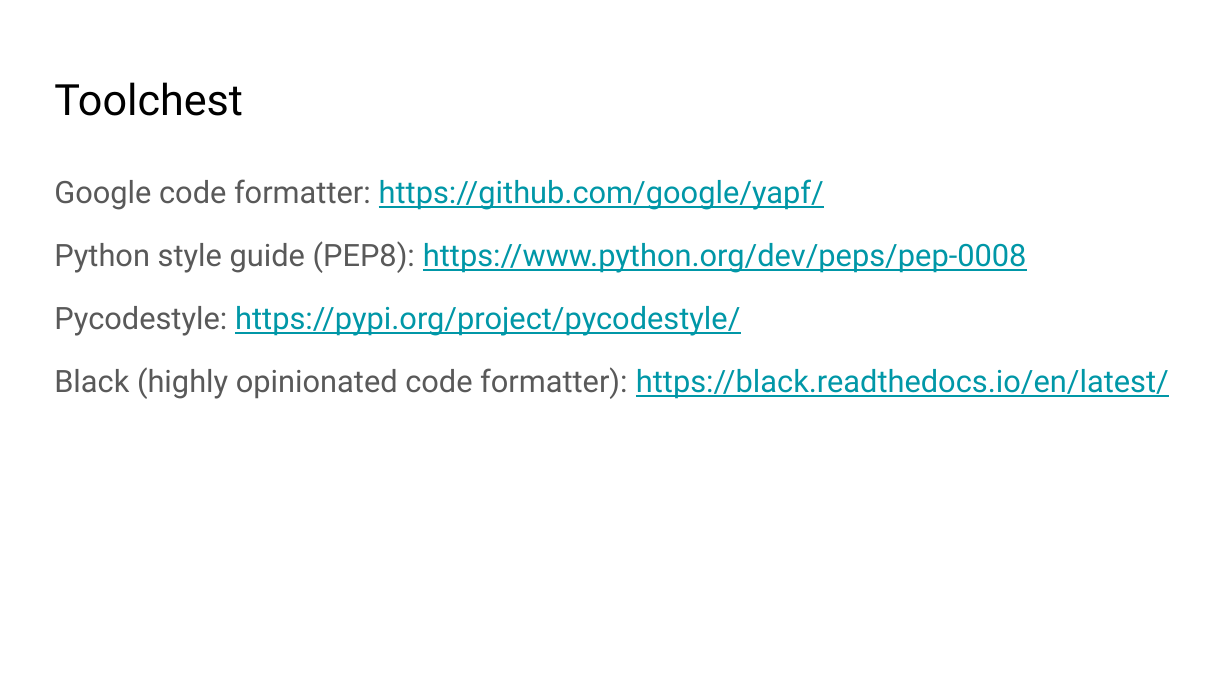
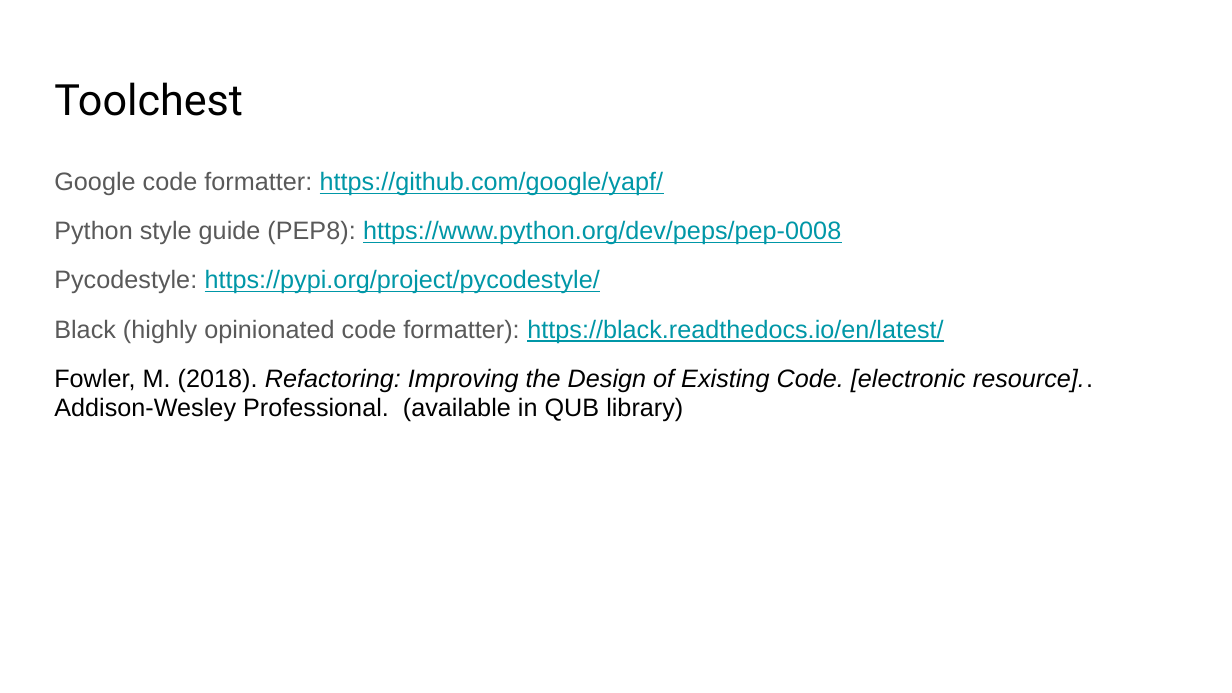
Before and after one commit to RSE-NI/qub-eeecs-python, a slide deck: slide 10 of 5_structuring your code.pptx (slide 8 before the commit). Drawn at 1232x693 pixels with LibreOffice and Linux fonts; fonts in the diff are those of the drawing. Boxes give left, top, right and bottom in pixels: in the first picture for what was removed or moved away, otherwise in the second. Text is boxed around its words. In the diff, an @@ line names an element or a change of style, - is before the commit and + after.

Commit message:
DC Slides update

```diff
--- a/5_structuring your code.pptx
+++ b/5_structuring your code.pptx
@@ text at box(54, 171, 943, 343): size 18 to 14.7 pt, font Roboto to Arial in "Google code formatter: https://github.com/google/yapf/", "Python style guide (PEP8): https://www.python.org/dev/peps/p ...", "Pycodestyle: https://pypi.org/project/pycodestyle/", "Black (highly opinionated code formatter): https://black.rea ..."; line spacing 1.15 to 0.95 @@
@@ text at box(54, 368, 1093, 421): paragraph added @@
+Fowler, M. (2018). Refactoring: Improving the Design of Existing Code. [electronic resource].. Addison-Wesley Professional. (available in QUB library)
```
Also in this commit, not shown: 1 other slide changed, 2 slides added, 6 other files.
